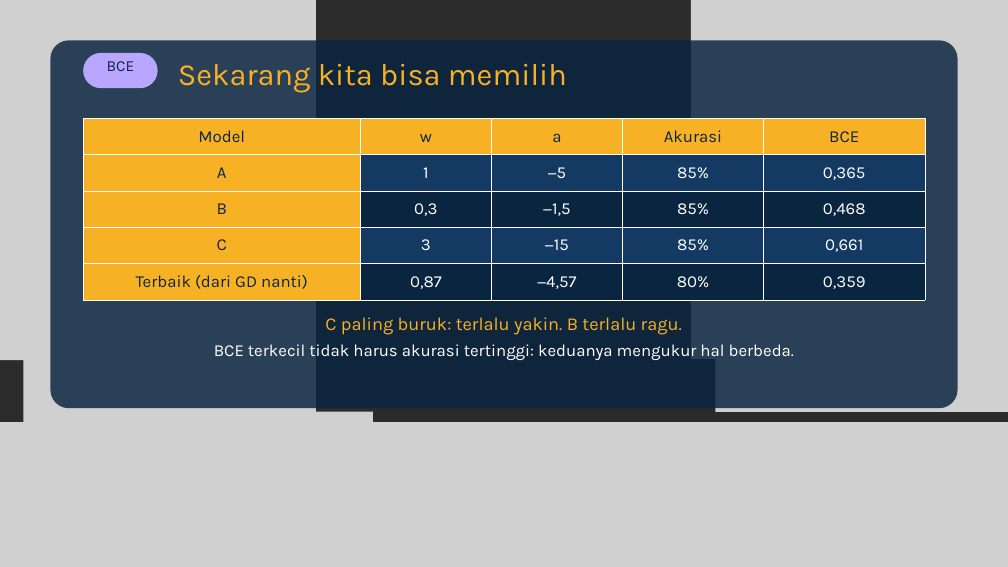
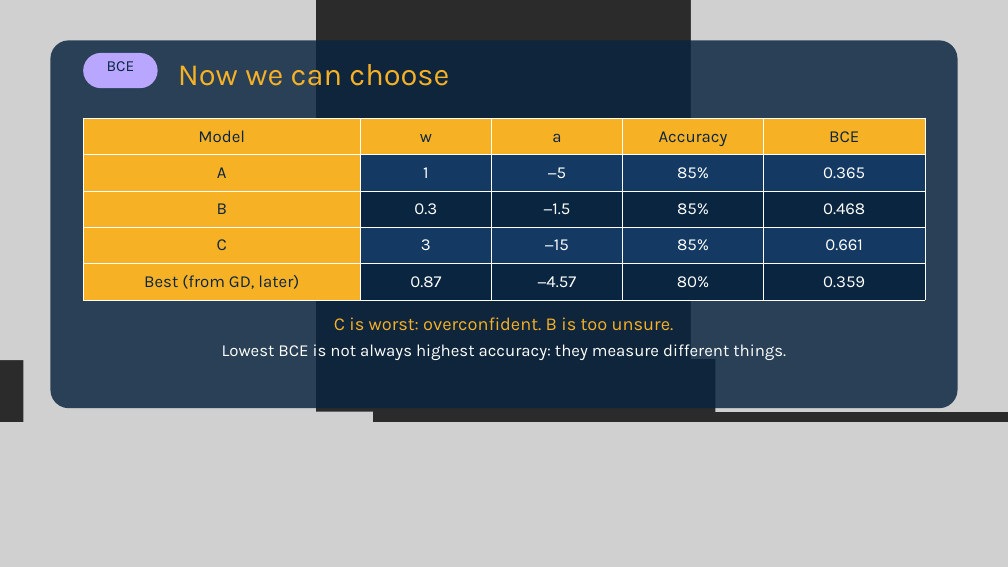
Before and after one commit to dafx7/COMPUTING-AI-ML-OPTIMIZATION, a slide deck: slide 13 of week3/slides/Pertemuan-3-Logistic-Regression.pptx. Drawn at 1008x567 pixels with LibreOffice and Linux fonts; fonts in the diff are those of the drawing; grey boxes stand for pictures; background and template pictures are left out; a plain dark background stands for a picture behind light text. Boxes give left, top, right and bottom in pixels: in the first picture for what was removed or moved away, otherwise in the second. Text is boxed around its words. In the diff, an @@ line names an element or a change of style, - is before the commit and + after.

```diff
--- a/week3/slides/Pertemuan-3-Logistic-Regression.pptx
+++ b/week3/slides/Pertemuan-3-Logistic-Regression.pptx
@@ text at (x1=178, y1=64, x2=449, y2=86): text changed @@
-Sekarang kita bisa memilih
+Now we can choose
@@ table at (x1=83, y1=118, x2=925, y2=300) @@
-row 1, column 4: Akurasi
+row 1, column 4: Accuracy
-row 2, column 5: 0,365
+row 2, column 5: 0.365
-row 3: B | 0,3 | −1,5 | 85% | 0,468
+row 3: B | 0.3 | −1.5 | 85% | 0.468
-row 4, column 5: 0,661
+row 4, column 5: 0.661
-row 5: Terbaik (dari GD nanti) | 0,87 | −4,57 | 80% | 0,359
+row 5: Best (from GD, later) | 0.87 | −4.57 | 80% | 0.359
@@ text at (x1=222, y1=317, x2=786, y2=360): text changed @@
-C paling buruk: terlalu yakin. B terlalu ragu.
-BCE terkecil tidak harus akurasi tertinggi: keduanya mengukur hal berbeda.
+C is worst: overconfident. B is too unsure.
+Lowest BCE is not always highest accuracy: they measure different things.
```
Also in this commit, not shown: 26 other slides changed, 1 other file.
